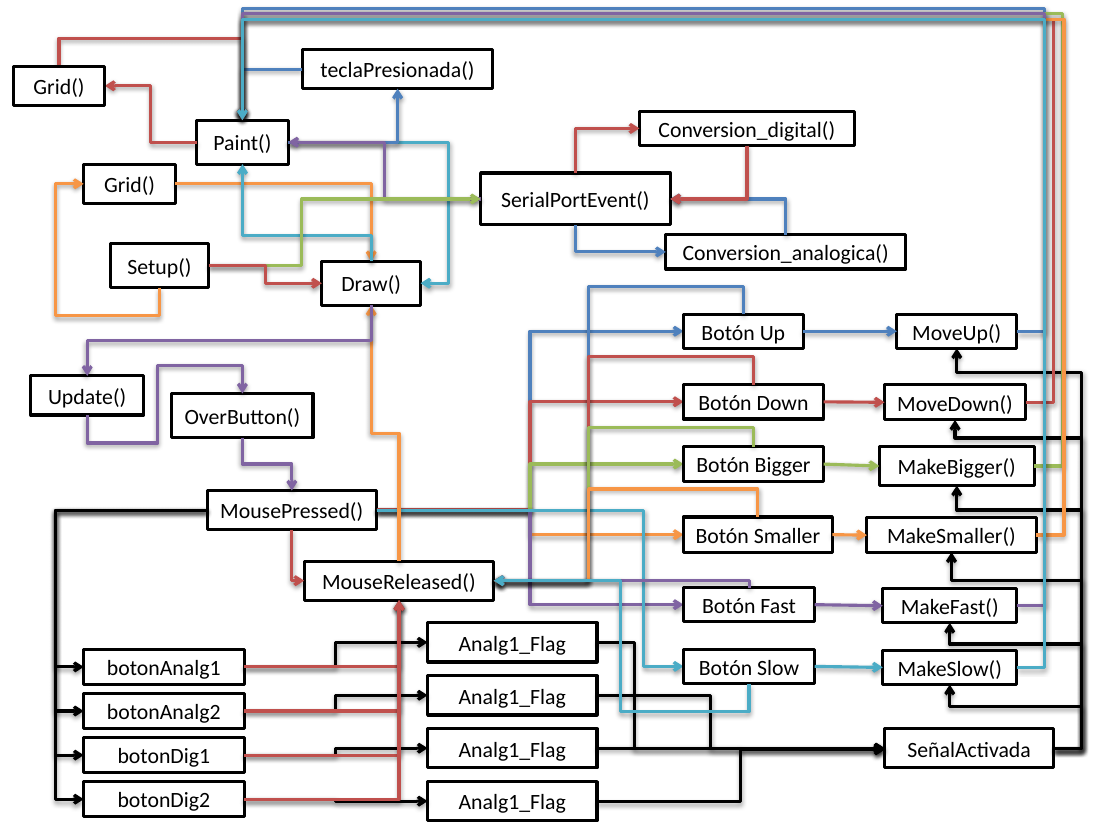
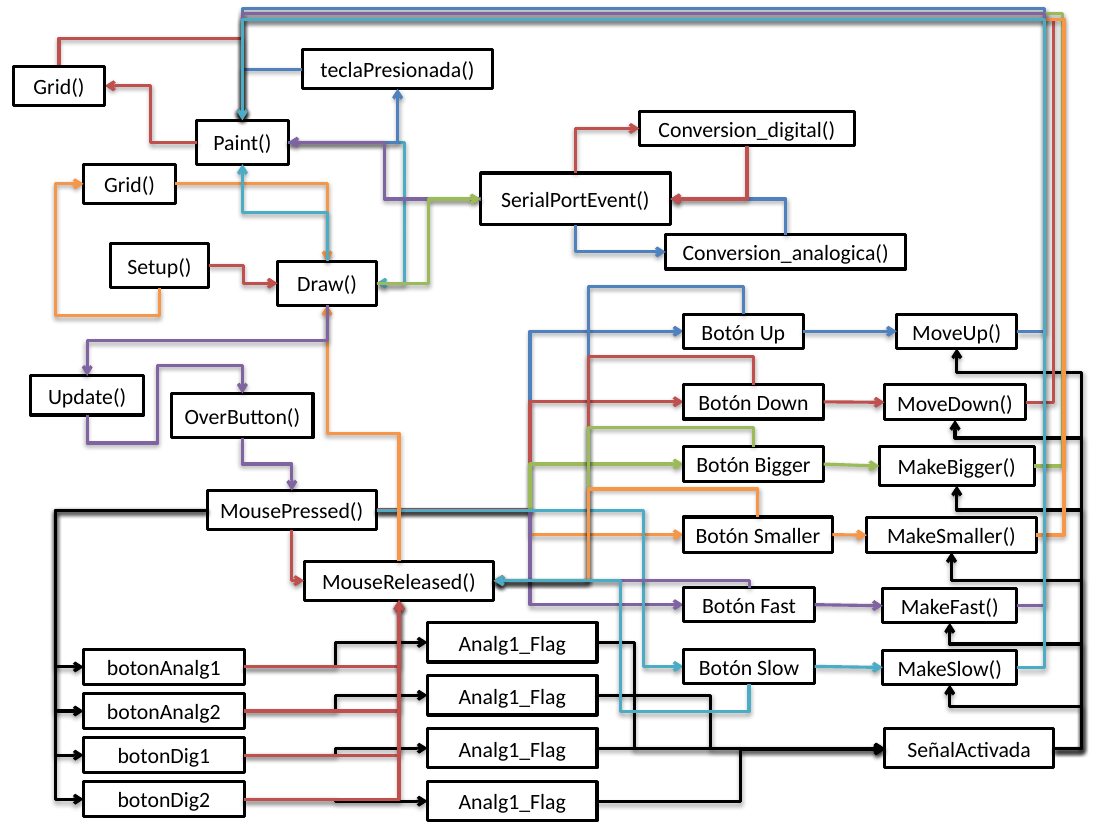
Before and after one commit to OscarEMoreno/EC3882_BrazoRobotico, a slide deck: slide 1 of Entrega Final/Interfaz_final/diagrama de bloques interfaz.pptx. Drawn at 1120x840 pixels with LibreOffice and Linux fonts; fonts in the diff are those of the drawing. Boxes give left, top, right and bottom in pixels: in the first picture for what was removed or moved away, otherwise in the second. Text is boxed around its words. In the diff, an @@ line names an element or a change of style, - is before the commit and + after.

```diff
--- a/Entrega Final/Interfaz_final/diagrama de bloques interfaz.pptx
+++ b/Entrega Final/Interfaz_final/diagrama de bloques interfaz.pptx
@@ elbow arrow moved from (288, 142) - (421, 283) to (288, 142) - (376, 283) @@
@@ elbow arrow moved from (371, 261) - (243, 165) to (327, 261) - (243, 165) @@
@@ elbow arrow moved from (176, 184) - (371, 261) to (176, 184) - (327, 261) @@
@@ elbow arrow moved from (209, 265) - (480, 199) to (376, 283) - (480, 199) @@
@@ elbow arrow moved from (209, 265) - (321, 283) to (209, 265) - (278, 283) @@
@@ rectangle "Draw()": place and size @@
-rectangle "Draw()" at (321,261,420,305)
+rectangle "Draw()" at (278,261,376,305)
@@ elbow arrow moved from (371, 306) - (87, 376) to (327, 306) - (87, 376) @@
@@ elbow arrow moved from (399, 561) - (371, 306) to (399, 561) - (327, 306) @@
```
